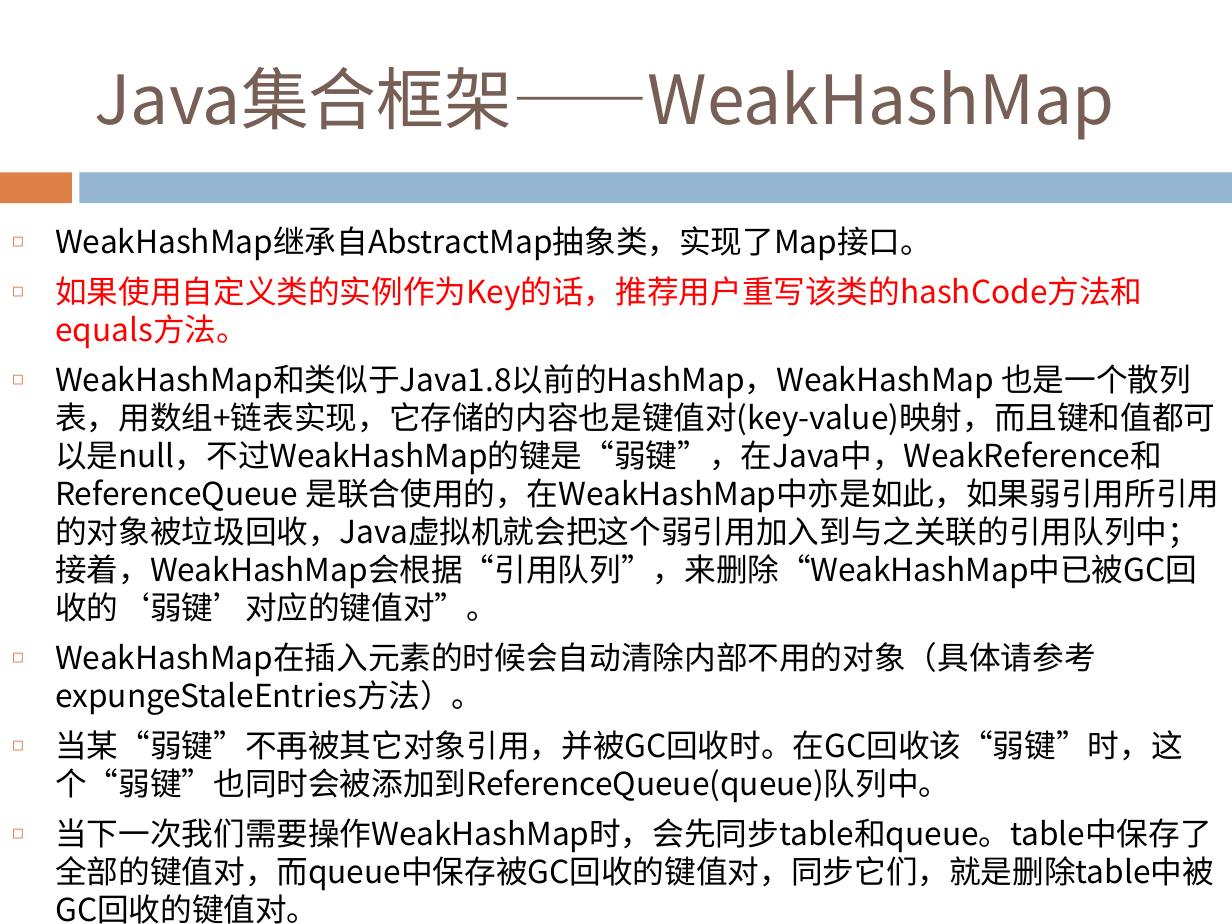
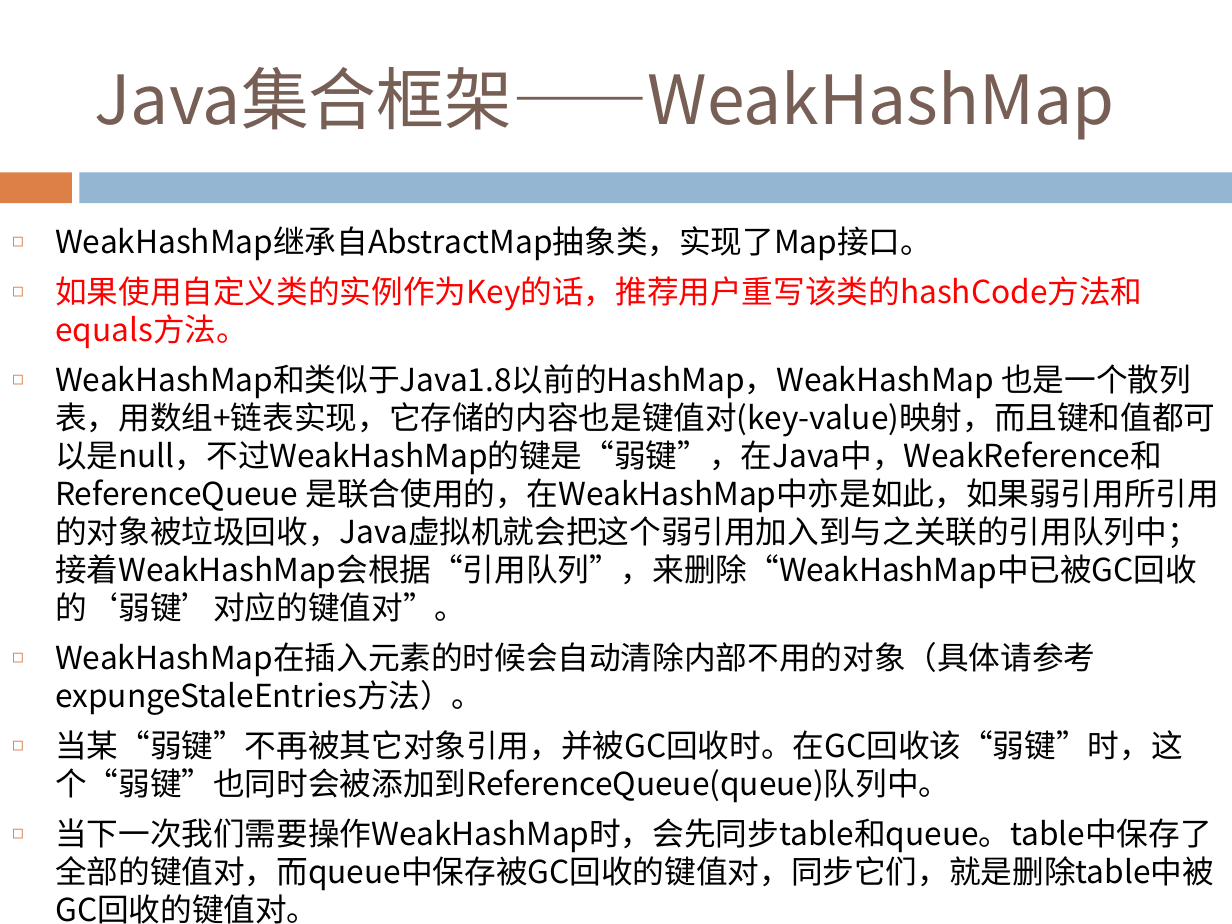
Before and after one commit to Costriod/study, a slide deck: slide 59 of Java基础.pptx. Drawn at 1232x924 pixels with LibreOffice and Linux fonts; fonts in the diff are those of the drawing. Boxes give left, top, right and bottom in pixels: in the first picture for what was removed or moved away, otherwise in the second. Text is boxed around its words. In the diff, an @@ line names an element or a change of style, - is before the commit and + after.

Commit message:
Add files via upload
对有误的内容修改

```diff
--- a/Java基础.pptx
+++ b/Java基础.pptx
@@ text at [55, 364, 1220, 622]: text changed @@
-◻ WeakHashMap和类似于Java1.8以前的HashMap，WeakHashMap 也是一个散列表，用数组+链表实现，它存储的内容也是键值对(key-value)映射，而且键和值都可以是null，不过WeakHashMap的键是“弱键”，在Java中，WeakReference和ReferenceQueue 是联合使用的，在WeakHashMap中亦是如此，如果弱引用所引用的对象被垃圾回收，Java虚拟机就会把这个弱引用加入到与之关联的引用队列中；接着，WeakHashMap会根据“引用队列”，来删除“WeakHashMap中已被GC回收的‘弱键’对应的键值对”。
+◻ WeakHashMap和类似于Java1.8以前的HashMap，WeakHashMap 也是一个散列表，用数组+链表实现，它存储的内容也是键值对(key-value)映射，而且键和值都可以是null，不过WeakHashMap的键是“弱键”，在Java中，WeakReference和ReferenceQueue 是联合使用的，在WeakHashMap中亦是如此，如果弱引用所引用的对象被垃圾回收，Java虚拟机就会把这个弱引用加入到与之关联的引用队列中；接着WeakHashMap会根据“引用队列”，来删除“WeakHashMap中已被GC回收的‘弱键’对应的键值对”。
```
Also in this commit, not shown: 5 other slides changed.
